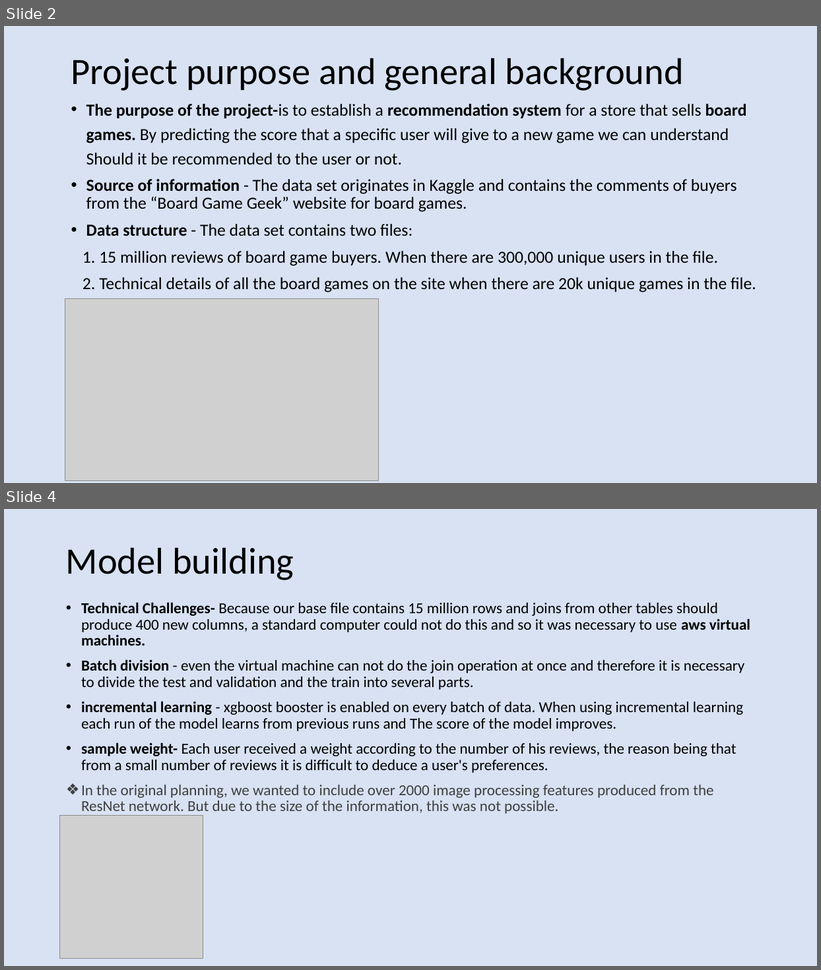
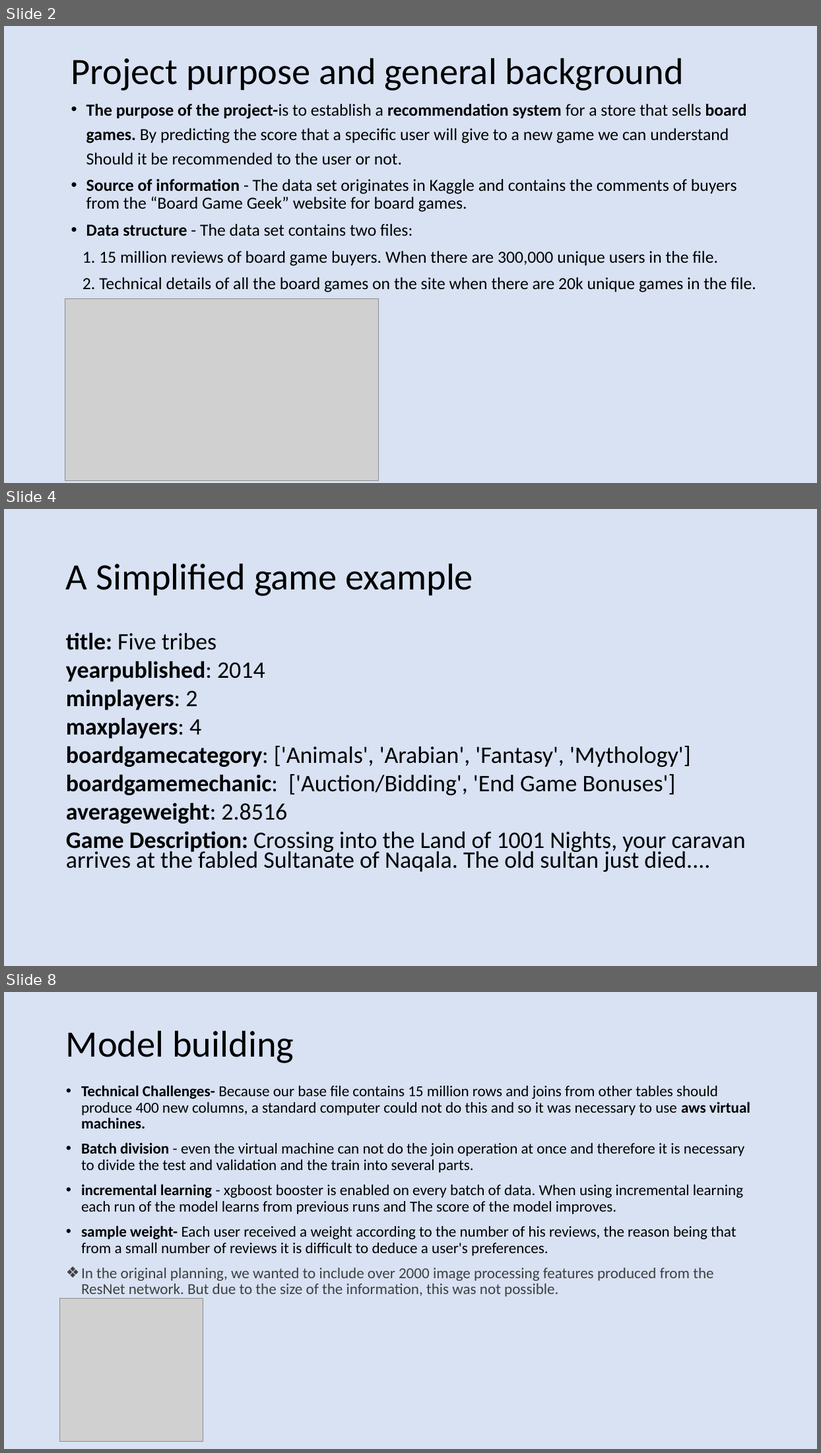
Before and after one commit to guruyaya/bgg-recommandation-model, a slide deck: Final project presentation.pptx. Shown one above the other, each under a label of ours: slides 2 and 4 before the commit, slides 2, 4 and 8 after it; the slides between them are not shown. The pictures are 821x970 and 821x1453 pixels, drawn with LibreOffice and Linux fonts; fonts in the diff are those of the drawing; grey boxes stand for pictures. Boxes give left, top, right and bottom in pixels: in the first picture for what was removed or moved away, otherwise in the second. Text is boxed around its words. In the diff, an @@ line names an element or a change of style, - is before the commit and + after.

```diff
--- a/Final project presentation.pptx
+++ b/Final project presentation.pptx
@@ slide 4 added at (4, 509, 817, 966), background #D8E2F3 @@
@@ title added at (66, 563, 473, 596), 44 pt, text #000000 @@
+A Simplified game example
@@ text added at (66, 632, 746, 872), 28 pt, text #000000 @@
+title: Five tribes
+yearpublished: 2014
+minplayers: 2
+maxplayers: 4
+boardgamecategory: ['Animals', 'Arabian', 'Fantasy', 'Mythology']
+boardgamemechanic: ['Auction/Bidding', 'End Game Bonuses']
+averageweight: 2.8516
+Game Description: Crossing into the Land of 1001 Nights, your caravan arrives at the fabled Sultanate of Naqala. The old sultan just died....
@@ what was slide 4 is now slide 8 @@
```
Also in this commit, not shown: 3 other slides added, 2 slides removed.
